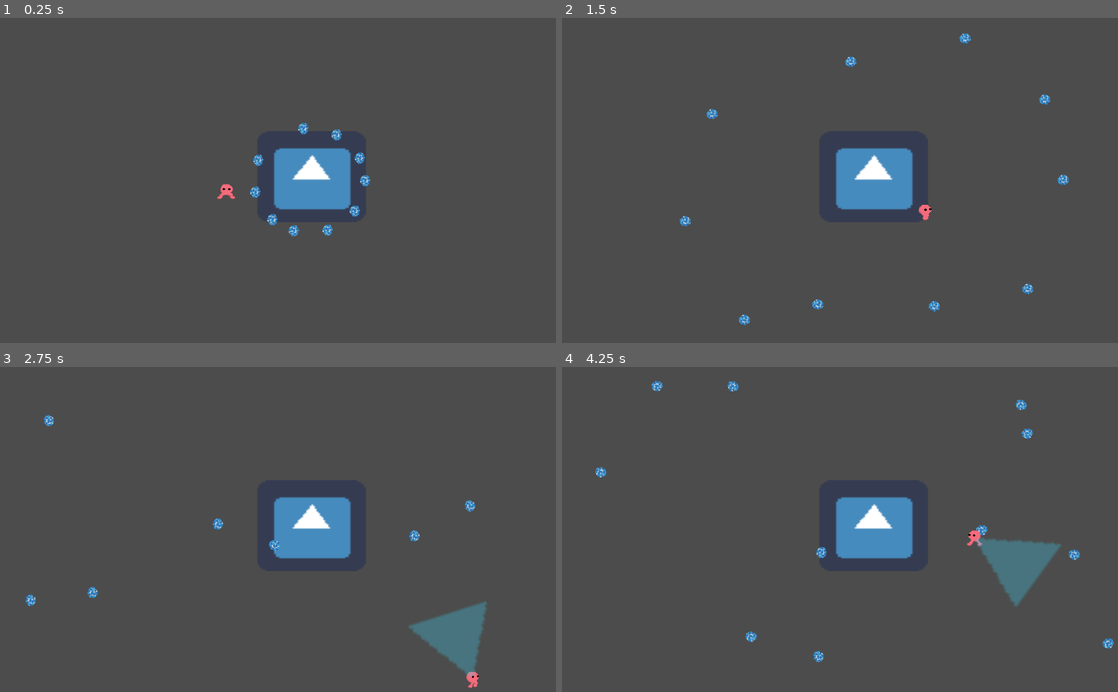
Above: before the commit, frames 1-4 (two rows, left to right).
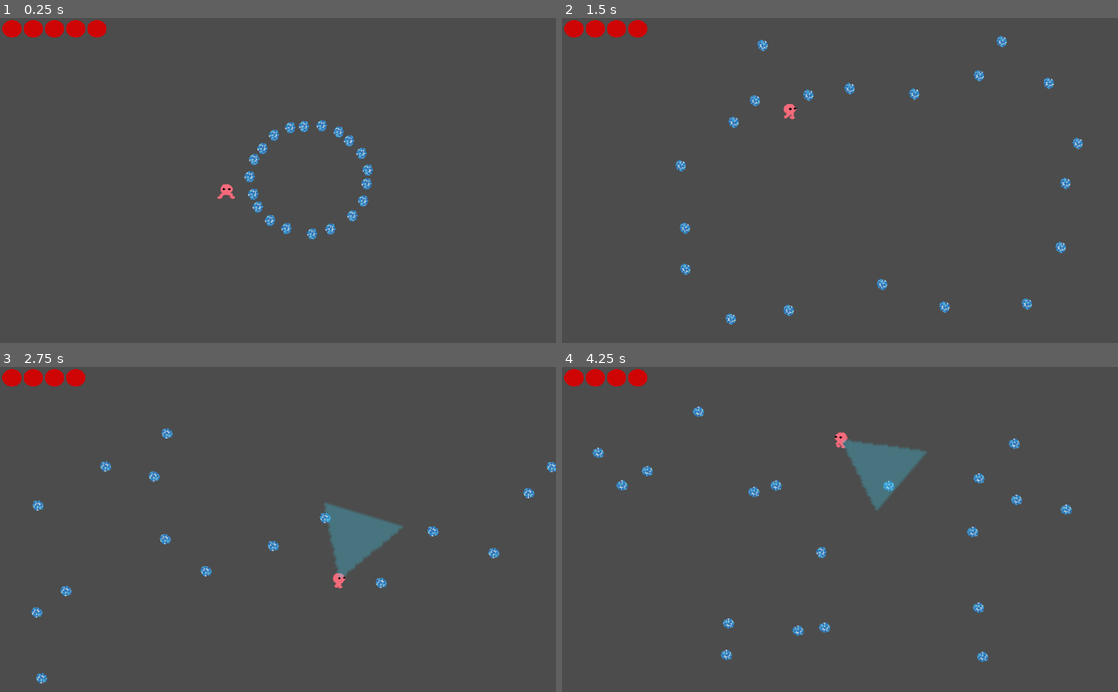
Above: after the commit, the same moments.

Repository: colinkarpfinger/HalfLife3
Game: Godot game, scene res://Scenes/Main.tscn
The game is run twice, just before and just after one commit, with the same random seed, the same clock (stepped at 60 frames per second) and the same inputs. The engine's default icon, where the game draws it, is replaced by a stand-in: a white triangle on a blue panel in a dark square.
Inputs (mouse positions are in pixels of both pictures, inside the frame that each line leads up to):
- Up to frame 1 (0.25 s): no input
- Up to frame 2 (1.5 s): move the mouse to (962, 164) at 0.52 s; press the mouse at (962, 164) at 0.53 s; hold D (move_right) 0.53-1.28 s; move the mouse to (728, 196) at 1.27 s; release the mouse at (728, 196) at 1.28 s; hold S (move_down) from 1.28 s (still down); click (728, 196) at 1.35 s
- Up to frame 3 (2.75 s): move the mouse to (333, 458) at 2.02 s; release S (move_down) at 2.03 s; press the mouse at (333, 458) at 2.03 s; hold D (move_right) from 2.03 s (still down)
- Up to frame 4 (4.25 s): move the mouse to (812, 594) at 2.77 s; release D (move_right) at 2.78 s; release the mouse at (812, 594) at 2.78 s; hold W (move_up) 2.78-3.53 s; click (812, 594) at 2.85 s; move the mouse to (1006, 578) at 3.52 s; press the mouse at (1006, 578) at 3.53 s; hold A (move_left) from 3.53 s (still down)

The runs differ from the first frame. In frame 1, 4.6% of the frame differs, in the area x 0-68%, y 0-69%; in frame 2, 4.9%; in frame 3, 7.0%; in frame 4, 7.9%, in the area x 0-100%, y 0-91%.

Commit message:
Added placeholder heart (health) meter, and player bump/flash when hit

Diff:
--- /dev/null
+++ b/ParticleTesting/Scenes/Hearts.gd
@@ -0,0 +1,16 @@
+extends Node2D
+
+export (int) var heartsAmt = 5
+
+const heart = preload("res://Images/New Piskel.png")
+
+func _ready():
+	for i in range(heartsAmt):
+		var heartSprite = Sprite.new();
+		heartSprite.texture = heart
+		heartSprite.transform.origin = Vector2( 20 + 35 * i, 20)
+		add_child(heartSprite)
+
+
+func _on_Player_player_hit(health):
+	get_child(health).visible = false
--- a/ParticleTesting/Scenes/Main.tscn
+++ b/ParticleTesting/Scenes/Main.tscn
@@ -1,26 +1,22 @@
-[gd_scene load_steps=10 format=2]
+[gd_scene load_steps=8 format=2]
 
-[ext_resource path="res://Images/icon.png" type="Texture" id=1]
 [ext_resource path="res://Subscenes/Player.tscn" type="PackedScene" id=2]
 [ext_resource path="res://Subscenes/ParticleSpawner.tscn" type="PackedScene" id=3]
-[ext_resource path="res://Scripts/SlowZone.gd" type="Script" id=4]
-
-[sub_resource type="CircleShape2D" id=1]
-radius = 89.34
+[ext_resource path="res://Scenes/Hearts.gd" type="Script" id=6]
 
 [sub_resource type="PhysicsMaterial" id=2]
 friction = 0.0
 bounce = 1.0
 
 [sub_resource type="RectangleShape2D" id=3]
-extents = Vector2( 10, 300 )
+extents = Vector2( 75.2194, 300 )
 
 [sub_resource type="PhysicsMaterial" id=4]
 friction = 0.0
 bounce = 1.0
 
 [sub_resource type="RectangleShape2D" id=5]
-extents = Vector2( 512, 10 )
+extents = Vector2( 648.83, 81.3755 )
 
 [node name="Main" type="Node2D"]
 scale = Vector2( 1.11549, 1 )
@@ -28,21 +24,8 @@
 [node name="ParticleSpawner" parent="." groups=[
 "BouncyParticles",
 ] instance=ExtResource( 3 )]
-numToSpawn = 10
+numToSpawn = 20
 spawnVelocityMagnitude = 200
-
-[node name="Slow Zone" type="Area2D" parent="."]
-script = ExtResource( 4 )
-
-[node name="CollisionShape2D" type="CollisionShape2D" parent="Slow Zone"]
-position = Vector2( 513.73, 291.67 )
-shape = SubResource( 1 )
-
-[node name="Sprite" type="Sprite" parent="Slow Zone"]
-position = Vector2( 514.208, 293.052 )
-scale = Vector2( 2.80004, 2.6161 )
-z_index = -20
-texture = ExtResource( 1 )
 
 [node name="Player" parent="." instance=ExtResource( 2 )]
 position = Vector2( 374.602, 319.855 )
@@ -56,6 +39,7 @@
 physics_material_override = SubResource( 2 )
 
 [node name="CollisionShape2D" type="CollisionShape2D" parent="Walls/Wall Right"]
+position = Vector2( 60.9917, 2.51981 )
 shape = SubResource( 3 )
 
 [node name="Wall Left" type="StaticBody2D" parent="Walls"]
@@ -65,6 +49,7 @@
 physics_material_override = SubResource( 4 )
 
 [node name="CollisionShape2D" type="CollisionShape2D" parent="Walls/Wall Left"]
+position = Vector2( -59.7682, 19.0488 )
 shape = SubResource( 3 )
 
 [node name="Wall Bottom" type="StaticBody2D" parent="Walls"]
@@ -74,6 +59,7 @@
 physics_material_override = SubResource( 2 )
 
 [node name="CollisionShape2D" type="CollisionShape2D" parent="Walls/Wall Bottom"]
+position = Vector2( -5.64743, 66.7758 )
 shape = SubResource( 5 )
 
 [node name="Wall Top" type="StaticBody2D" parent="Walls"]
@@ -83,7 +69,10 @@
 physics_material_override = SubResource( 2 )
 
 [node name="CollisionShape2D" type="CollisionShape2D" parent="Walls/Wall Top"]
+position = Vector2( 1.42303, -49.2094 )
 shape = SubResource( 5 )
 
-[connection signal="body_entered" from="Slow Zone" to="Slow Zone" method="_on_Slow_Zone_body_entered"]
-[connection signal="body_exited" from="Slow Zone" to="Slow Zone" method="_on_Slow_Zone_body_exited"]
+[node name="Hearts" type="Node2D" parent="."]
+script = ExtResource( 6 )
+
+[connection signal="player_hit" from="Player" to="Hearts" method="_on_Player_player_hit"]
--- a/ParticleTesting/Scripts/Particle.gd
+++ b/ParticleTesting/Scripts/Particle.gd
@@ -4,6 +4,7 @@
 
 export (float) var collisionSpeedUp = 10
 export (float) var slowedDamp = 2
+export (float) var max_speed = 1000
 var slowed = false
 
 
@@ -27,6 +28,7 @@
 		slowed = false
 	else:
 		linear_damp = 0
+	linear_velocity = linear_velocity.clamped(max_speed)
 
 
 func _on_Particle_body_exited(body):
@@ -37,7 +39,6 @@
 
 
 func _on_Particle_body_entered(body):
-	print("collided")
 	var bodyRB : RigidBody2D = body
 	var velocityDirection = bodyRB.linear_velocity.normalized()
 	bodyRB.apply_impulse(Vector2(0,0), velocityDirection * collisionSpeedUp)
--- a/ParticleTesting/Scripts/Player.gd
+++ b/ParticleTesting/Scripts/Player.gd
@@ -1,4 +1,6 @@
 extends KinematicBody2D
+
+signal player_hit
 
 export (float) var accel_speed = 20
 export (float) var max_speed = 1000
@@ -7,6 +9,11 @@
 export (float) var aim_lerp = .2
 export (float) var idleAnimCutoff = 75
 export (float) var animFramerate = 10
+export (float) var hitBump = 300
+export (int) var hitAnimLength = 60
+
+var health = 5
+var hitAnim = 0
 
 export var beamPath := NodePath();
 onready var beam : Beam = get_node(beamPath);
@@ -16,8 +23,15 @@
 func _ready():
 	pass
 
+func _process(_delta):
+	if hitAnim > 0:
+		hitAnim -= 1
+		self.visible = hitAnim % 10 < 6
+
 func _physics_process(_delta):
+
 	var input = Vector2.ZERO
+
 	if Input.is_action_pressed("move_left") : input.x -= 1
 	if Input.is_action_pressed("move_right") : input.x += 1
 	if Input.is_action_pressed("move_up") : input.y -= 1
@@ -41,13 +55,29 @@
 	var beam_rotation = mouse_vec.angle() + PI/2
 	beam.rotation = lerp_angle(beam.rotation, beam_rotation, aim_lerp)
 	beam.transform.origin = Vector2(cos(beam.rotation - PI/2), sin(beam.rotation - PI/2)) * 180
-	velocity += input.normalized() * accel_speed
-	velocity = velocity.clamped(max_speed)
+
+	if hitAnim < 30:
+		velocity += input.normalized() * accel_speed
+		velocity = velocity.clamped(max_speed)
+
+		if input.length() == 0:
+			velocity = lerp(velocity, Vector2.ZERO, drag * .01)
+			if velocity.length() < min_speed:
+				velocity = Vector2.ZERO
+
 	velocity = move_and_slide(velocity)
-	if input.length() == 0:
-		velocity = lerp(velocity, Vector2.ZERO, drag * .01)
-		if velocity.length() < min_speed:
-			velocity = Vector2.ZERO
+
+func die():
+	get_tree().queue_delete(self)
+
+func _on_Area2D_body_entered(body):
+	if hitAnim == 0 && body.is_in_group("Particle") :
+		health -= 1
+		if health == 0:
+			die()
+		hitAnim += hitAnimLength
+		velocity = - (body.transform.origin - transform.origin).normalized() * hitBump
+		emit_signal("player_hit", health)
 
 static func lerp_angle(from, to, weight):
 	return from + _short_angle_dist(from, to) * weight
@@ -56,8 +86,3 @@
 	var max_angle = PI * 2
 	var difference = fmod(to - from, max_angle)
 	return fmod(2 * difference, max_angle) - difference
-
-
-func _on_Area2D_body_entered(body):
-	if body.is_in_group("Particle") :
-		print("hit")
--- a/ParticleTesting/Subscenes/Player.tscn
+++ b/ParticleTesting/Subscenes/Player.tscn
@@ -6,69 +6,69 @@
 [ext_resource path="res://Scripts/Beam.gd" type="Script" id=5]
 [ext_resource path="res://Images/char_run_Sheet.png" type="Texture" id=6]
 
-[sub_resource type="CircleShape2D" id=13]
+[sub_resource type="CircleShape2D" id=1]
 radius = 22.7247
 
-[sub_resource type="AtlasTexture" id=1]
+[sub_resource type="AtlasTexture" id=2]
 atlas = ExtResource( 4 )
 region = Rect2( 0, 0, 64, 64 )
 
-[sub_resource type="AtlasTexture" id=2]
+[sub_resource type="AtlasTexture" id=3]
 atlas = ExtResource( 4 )
 region = Rect2( 64, 0, 64, 64 )
 
-[sub_resource type="AtlasTexture" id=3]
+[sub_resource type="AtlasTexture" id=4]
 atlas = ExtResource( 4 )
 region = Rect2( 128, 0, 64, 64 )
 
-[sub_resource type="AtlasTexture" id=4]
+[sub_resource type="AtlasTexture" id=5]
 atlas = ExtResource( 4 )
 region = Rect2( 192, 0, 64, 64 )
 
-[sub_resource type="AtlasTexture" id=5]
+[sub_resource type="AtlasTexture" id=6]
 atlas = ExtResource( 6 )
 region = Rect2( 0, 0, 64, 64 )
 
-[sub_resource type="AtlasTexture" id=6]
+[sub_resource type="AtlasTexture" id=7]
 atlas = ExtResource( 6 )
 region = Rect2( 64, 0, 64, 64 )
 
-[sub_resource type="AtlasTexture" id=7]
+[sub_resource type="AtlasTexture" id=8]
 atlas = ExtResource( 6 )
 region = Rect2( 128, 0, 64, 64 )
 
-[sub_resource type="AtlasTexture" id=8]
+[sub_resource type="AtlasTexture" id=9]
 atlas = ExtResource( 6 )
 region = Rect2( 192, 0, 64, 64 )
 
-[sub_resource type="AtlasTexture" id=9]
+[sub_resource type="AtlasTexture" id=10]
 atlas = ExtResource( 6 )
 region = Rect2( 256, 0, 64, 64 )
 
-[sub_resource type="AtlasTexture" id=10]
+[sub_resource type="AtlasTexture" id=11]
 atlas = ExtResource( 6 )
 region = Rect2( 320, 0, 64, 64 )
 
-[sub_resource type="SpriteFrames" id=11]
+[sub_resource type="SpriteFrames" id=12]
 animations = [ {
-"frames": [ SubResource( 1 ), SubResource( 2 ), SubResource( 3 ), SubResource( 4 ) ],
+"frames": [ SubResource( 2 ), SubResource( 3 ), SubResource( 4 ), SubResource( 5 ) ],
 "loop": true,
 "name": "default",
 "speed": 5.0
 }, {
-"frames": [ SubResource( 5 ), SubResource( 6 ), SubResource( 7 ), SubResource( 8 ), SubResource( 9 ), SubResource( 10 ) ],
+"frames": [ SubResource( 6 ), SubResource( 7 ), SubResource( 8 ), SubResource( 9 ), SubResource( 10 ), SubResource( 11 ) ],
 "loop": true,
 "name": "run",
 "speed": 5.0
 } ]
 
-[sub_resource type="CircleShape2D" id=12]
+[sub_resource type="CircleShape2D" id=13]
 radius = 28.9016
 
 [node name="Player" type="KinematicBody2D"]
 scale = Vector2( 0.5, 0.5 )
 collision_layer = 2
-collision_mask = 2
+collision_mask = 0
 script = ExtResource( 3 )
 accel_speed = 40.0
 max_speed = 300.0
--- /dev/null
+++ b/ParticleTesting/Subscenes/Slow Zone.tscn
@@ -0,0 +1,24 @@
+[gd_scene load_steps=4 format=2]
+
+[ext_resource path="res://Scripts/SlowZone.gd" type="Script" id=1]
+[ext_resource path="res://Images/icon.png" type="Texture" id=2]
+
+[sub_resource type="CircleShape2D" id=1]
+radius = 89.34
+
+[node name="Slow Zone" type="Area2D"]
+visible = false
+script = ExtResource( 1 )
+
+[node name="CollisionShape2D" type="CollisionShape2D" parent="."]
+position = Vector2( 513.73, 291.67 )
+shape = SubResource( 1 )
+
+[node name="Sprite" type="Sprite" parent="."]
+position = Vector2( 514.208, 293.052 )
+scale = Vector2( 2.80004, 2.6161 )
+z_index = -20
+texture = ExtResource( 2 )
+
+[connection signal="body_entered" from="." to="." method="_on_Slow_Zone_body_entered"]
+[connection signal="body_exited" from="." to="." method="_on_Slow_Zone_body_exited"]
Not shown: 1 places in ParticleTesting/Subscenes/Player.tscn that only renumber resources
